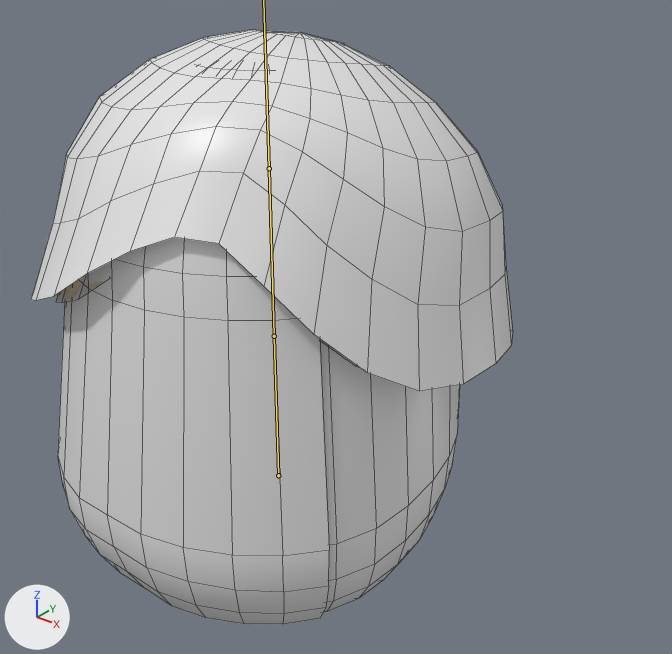
Two versions of the FBX model Assets/Graphics/face.fbx, one commit apart.
Rendered twice from a 50 mm camera at (3.4, -3.66, 2.38) aimed at (0.43, 0.05, 0.07). The axes (+X, +Y, +Z) are drawn at lower left. The lights are the same throughout. The bones that bend it are drawn over the model as lines. Mesh edges are drawn as thin lines.

In view in the first picture: 'Head'.
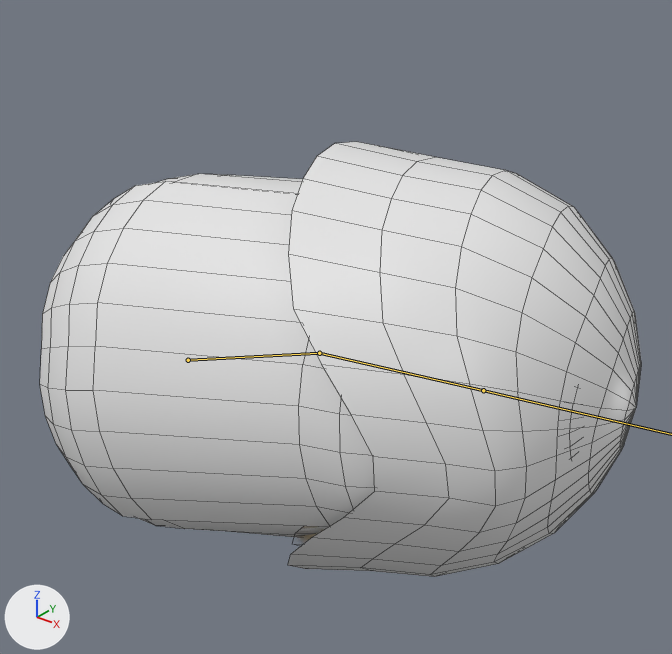
The newer file adds an action. The first version stands in its rest pose; the second is drawn at frame 16 of the action 'Armature|Die'.

The change in detail:
Bone 'Lower' (bone_lower) moves from (0.0, 0.0, 0.0) to (-0.593, 0.711, 0.167).
Bone 'Lower' (bone_lower) turns from (0, 0, 0) to (-8, -22, -69) degrees about its own x, y and z.
Bone 'Lower' (bone_lower) is rescaled from (1.0, 1.0, 1.0) to (0.89, 1.03, 0.89).
Bone 'Upper' (bone_upper) turns from (0, 0, 0) to (0, 0, -15) degrees about its own x, y and z.

Pixel boxes [x1, y1, x2, y2] of what changed, in the pictures (672 x 654 px):
'Head', posed (25% wider, 27% shorter): before [31, 29, 513, 624]; after [40, 142, 641, 577]
bone 'Lower', root to tip: before (278, 475) to (274, 336); after (188, 360) to (319, 353)
bone 'Upper', root to tip: before (274, 336) to (269, 168); after (319, 353) to (483, 390)
